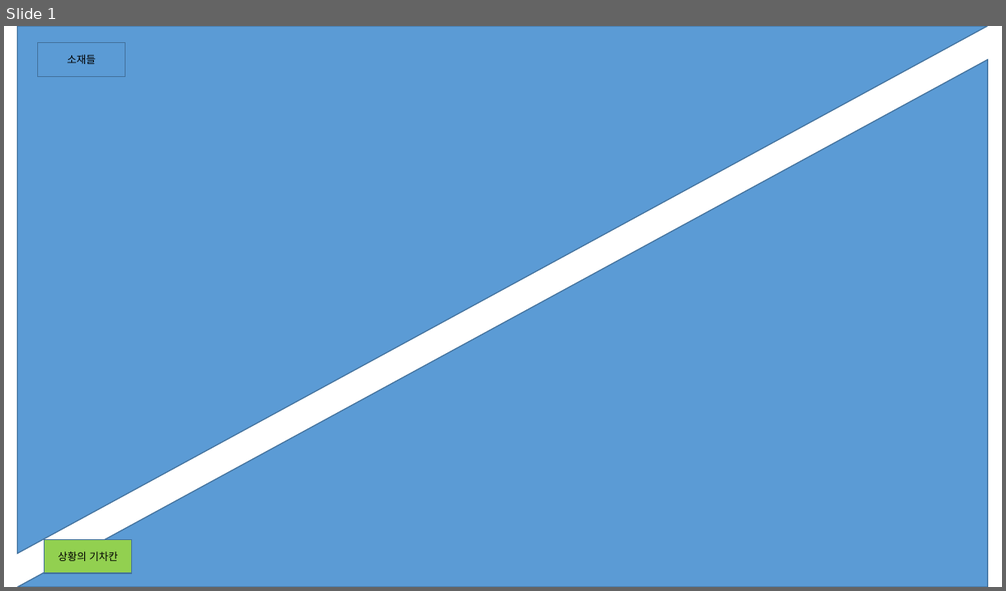
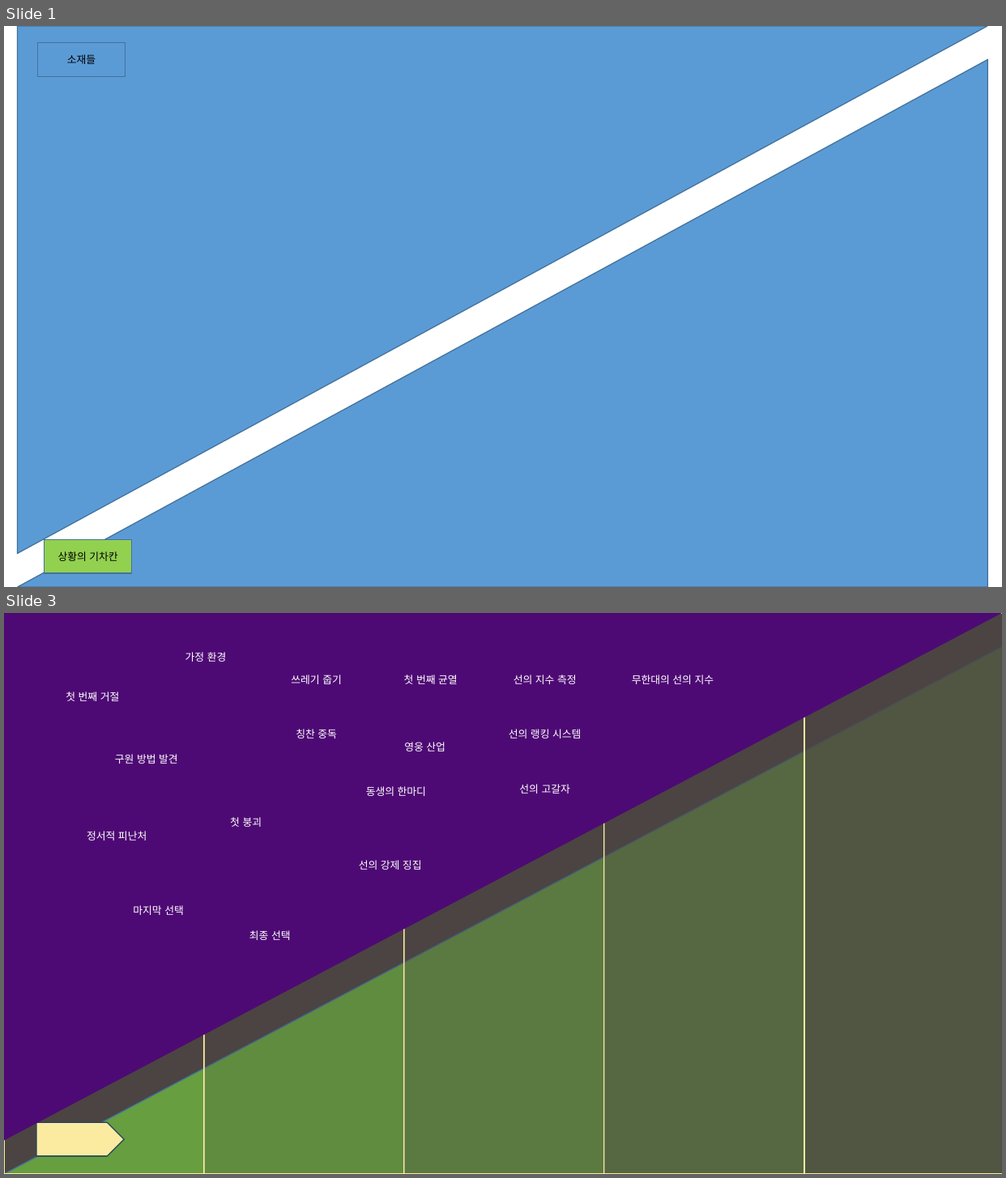
Before and after one commit to ysooj/Gihoek_3, a slide deck: [실습](3.27) 상황의 기차칸.pptx. Shown one above the other, each under a label of ours: slide 1 before the commit, slides 1 and 3 after it; the slides between them are not shown. The pictures are 1006x591 and 1006x1178 pixels, drawn with LibreOffice and Linux fonts; fonts in the diff are those of the drawing. Boxes give left, top, right and bottom in pixels: in the first picture for what was removed or moved away, otherwise in the second. Text is boxed around its words. In the diff, an @@ line names an element or a change of style, - is before the commit and + after.

```diff
--- a/[실습](3.27) 상황의 기차칸.pptx
+++ b/[실습](3.27) 상황의 기차칸.pptx
@@ slide 3 added at (x1=4, y1=613, x2=1002, y2=1174), background #4B4443 @@
@@ rectangle added at (x1=4, y1=613, x2=205, y2=1174), outline #FAEBA0 1 pt @@
@@ triangle added at (x1=4, y1=613, x2=1002, y2=1141), fill #4E0A74 @@
@@ rectangle added at (x1=204, y1=613, x2=404, y2=1174), fill #4B4443 at 20% opacity, outline #FAEBA0 1 pt @@
@@ rectangle added at (x1=404, y1=613, x2=604, y2=1174), fill #4B4443 at 40% opacity, outline #FAEBA0 1 pt @@
@@ rectangle added at (x1=604, y1=613, x2=805, y2=1174), fill #4B4443 at 60% opacity, outline #FAEBA0 1 pt @@
@@ rectangle added at (x1=804, y1=613, x2=1002, y2=1174), fill #4B4443 at 80% opacity, outline #FAEBA0 1 pt @@
@@ triangle added at (x1=4, y1=647, x2=1002, y2=1174), fill #669E40, outline #43739E 1 pt @@
@@ text added at (x1=185, y1=652, x2=227, y2=662), 10 pt, text #FFFFFF @@
+가정 환경
@@ text added at (x1=291, y1=675, x2=342, y2=684), 10 pt, text #FFFFFF @@
+쓰레기 줍기
@@ text added at (x1=404, y1=675, x2=458, y2=684), 10 pt, text #FFFFFF @@
+첫 번째 균열
@@ text added at (x1=513, y1=675, x2=577, y2=684), 10 pt, text #FFFFFF @@
+선의 지수 측정
@@ text added at (x1=632, y1=675, x2=714, y2=684), 10 pt, text #FFFFFF @@
+무한대의 선의 지수
@@ text added at (x1=66, y1=692, x2=120, y2=701), 10 pt, text #FFFFFF @@
+첫 번째 거절
@@ text added at (x1=296, y1=729, x2=337, y2=739), 10 pt, text #FFFFFF @@
+칭찬 중독
@@ text added at (x1=509, y1=729, x2=581, y2=739), 10 pt, text #FFFFFF @@
+선의 랭킹 시스템
@@ text added at (x1=115, y1=754, x2=178, y2=764), 10 pt, text #FFFFFF @@
+구원 방법 발견
@@ text added at (x1=404, y1=742, x2=445, y2=752), 10 pt, text #FFFFFF @@
+영웅 산업
@@ text added at (x1=366, y1=786, x2=426, y2=796), 10 pt, text #FFFFFF @@
+동생의 한마디
@@ text added at (x1=519, y1=784, x2=570, y2=794), 10 pt, text #FFFFFF @@
+선의 고갈자
@@ text added at (x1=87, y1=831, x2=147, y2=841), 10 pt, text #FFFFFF @@
+정서적 피난처
@@ text added at (x1=230, y1=817, x2=262, y2=827), 10 pt, text #FFFFFF @@
+첫 붕괴
@@ text added at (x1=359, y1=860, x2=422, y2=870), 10 pt, text #FFFFFF @@
+선의 강제 징집
@@ text added at (x1=133, y1=905, x2=184, y2=915), 10 pt, text #FFFFFF @@
+마지막 선택
@@ text added at (x1=249, y1=931, x2=291, y2=940), 10 pt, text #FFFFFF @@
+최종 선택
@@ pentagon arrow added at (x1=36, y1=1122, x2=124, y2=1157), fill #FAEBA0, outline #28445D 1 pt @@
```
Also in this commit, not shown: 1 slide changed, 3 other slides added.
